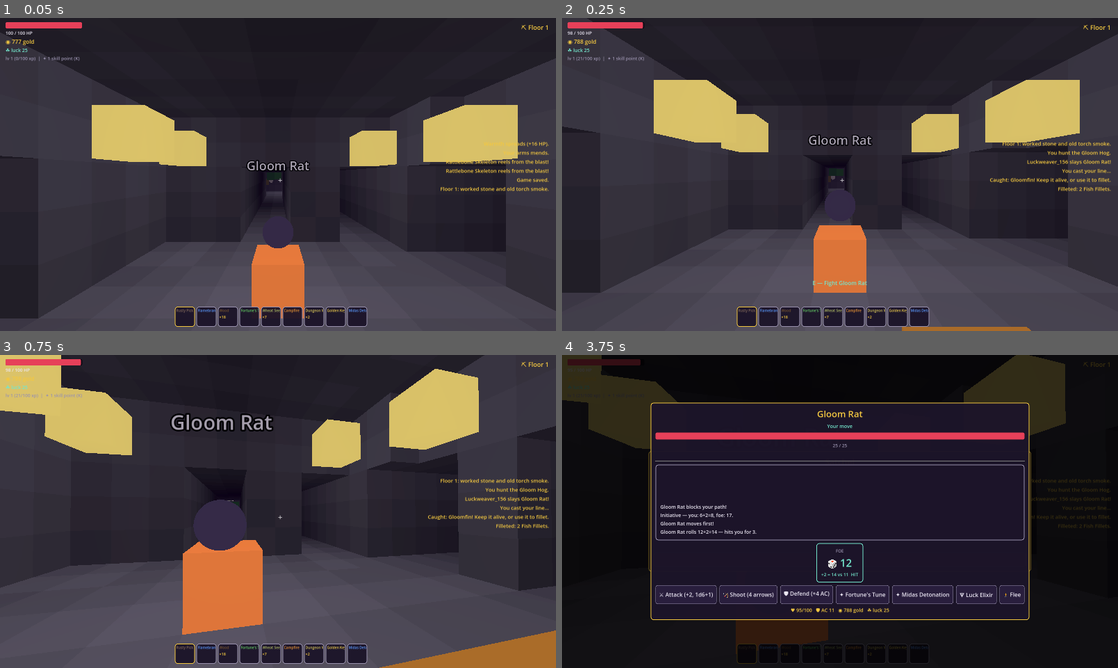
Above: before the commit, frames 1-4 (two rows, left to right).
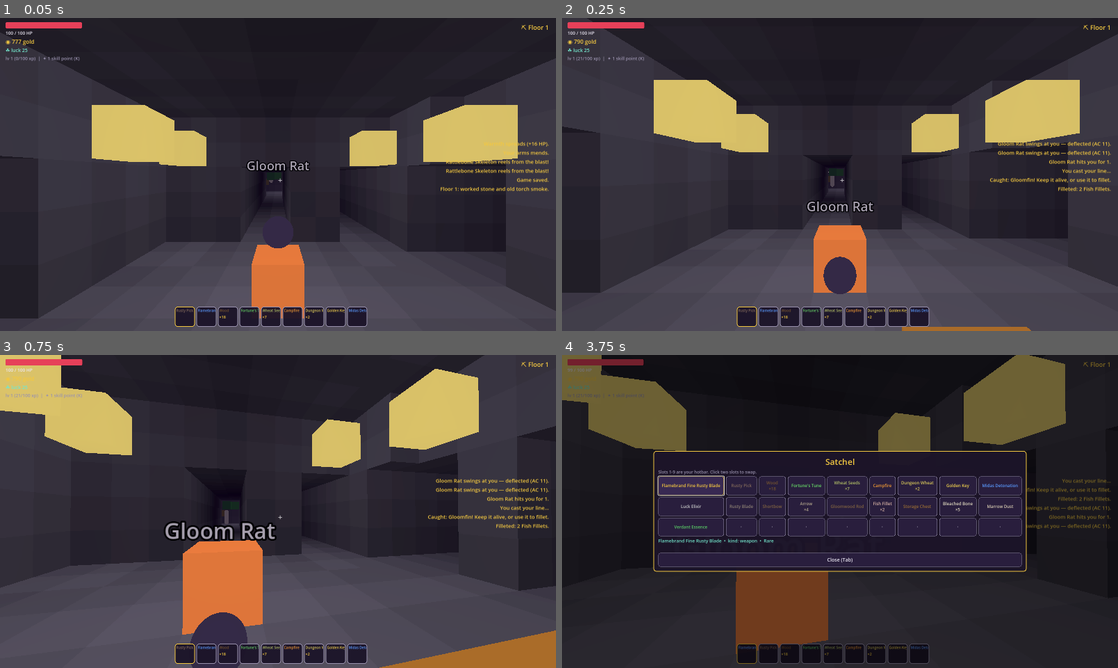
Above: after the commit, the same moments.

Repository: MidwestMysteryMeat/luckweaver-infinite-deep
Game: Godot game, scene res://tests/smoke.tscn
Two runs of this game, one before a commit and one after it. Both use one fixed random seed, a clock stepped at 60 frames per second and the inputs below. This scene is started directly instead of the project's main scene.
Inputs (mouse positions are in pixels of both pictures, inside the frame that each line leads up to):
- Up to frame 1 (0.05 s): no input
- Up to frame 2 (0.25 s): no input
- Up to frame 3 (0.75 s): move the mouse to (305, 511) at 0.52 s; hold W (mv_fwd) from 0.53 s (still down); hold E (interact) from 0.53 s (still down); click (305, 511) at 0.67 s
- Up to frame 4 (3.75 s): tap Space (jump) at 0.77 s; tap Tab (inv) at 0.8 s; release W (mv_fwd) at 1.25 s; release E (interact) at 1.25 s; drag from (728, 527) to (812, 574) at 1.27 s; click "Rusty Pick" at 2 s; click "Flamebrand Fine Rusty Blade" at 2.75 s; click "Flamebrand Fine Rusty Blade" at 3.5 s

Frame 1 is identical in both runs. In frame 2, 1.8% of the frame differs, in the area x 1-99%, y 1-89%; in frame 3, 3.8%; in frame 4, 28%, in the area x 0-99%, y 0-100%.
Error before the commit: Invalid access to property or key '28,3,45' on a base object of type 'Dictionary'. (res://tests/smoke.gd:433)
Error after the commit: Invalid access to property or key '28,3,45' on a base object of type 'Dictionary'. (res://tests/smoke.gd:457)

Commit message:
REAL-TIME combat (d20 strikes live), 12 players, ROADMAP.md feature inventory + model list

Diff:
--- a/autoload/game.gd
+++ b/autoload/game.gd
@@ -582,7 +582,7 @@
 		rng.seed = DungeonGenerator.floor_seed(run_seed, floor_num) ^ 0xBEEF
 		var spawns: Array = gen_info.enemy_spawns.duplicate()
 		var count: int = clampi(int((3 + floor_num) * threat) + int(party().n) - 1,
-			3, mini(16, spawns.size()))
+			3, mini(24, spawns.size()))
 		for j in range(count):
 			if spawns.is_empty():
 				break
@@ -1341,6 +1341,241 @@
 				send_to(pid, "cl_notify", ["You need a Golden Key to lock doors."])
 
 
+# ================================================================ real-time combat
+# Combat is REAL-TIME: swings, arrows, and spells resolve instantly with the
+# same d20 math as ever (roll + attack bonus vs AC, nat-20 crits, nat-1
+# fumbles, luck advantage, resist/weak tags, statuses). Enemies chase and
+# swing back on their own cooldowns. Parley (encounter.gd) remains turn-menus
+# for neutral folk only.
+
+const MELEE_RANGE := 2.8
+const MELEE_CD_MS := 900
+const ENEMY_ATK_RANGE := 1.9
+
+var _melee_cd := {}      # pid -> until_msec (server)
+
+func _crit_floor_for(rec: Dictionary) -> int:
+	var l := eff_luck(rec)
+	if l >= 70:
+		return 18
+	if l >= 40:
+		return 19
+	return 20
+
+
+## Best melee weapon {def, meta} (quality/ench folded in by callers); {} = fists.
+func weapon_of(rec: Dictionary) -> Dictionary:
+	var best := {}
+	var best_avg := -1.0
+	for entry in rec.inv:
+		if entry == null:
+			continue
+		var def: Dictionary = Db.item_def(entry.id)
+		if def.kind != "weapon" or def.get("ranged", false):
+			continue
+		var meta: Dictionary = entry.get("meta", {})
+		var avg: float = def.dmg[0] * (def.dmg[1] + 1) * 0.5 + def.dmg[2] \
+			+ int(meta.get("quality", 0)) + int(meta.get("epow", 0)) * 2
+		if avg > best_avg:
+			best_avg = avg
+			best = {"def": def, "meta": meta}
+	return best
+
+
+func atk_bonus_of(rec: Dictionary, w: Dictionary) -> int:
+	var c: Dictionary = Db.CLASSES[rec.class_id]
+	var b: int = int(c.atk) + int(rec.level) / 2 + int(rec.get("atk_perm", 0)) \
+		+ Db.prof_eff(rec, "combat") / 8
+	if not w.is_empty():
+		b += int(w.def.get("atk", 0))
+	if rec.get("injuries", {}).has("arms"):
+		b -= 2
+	for buff in rec.buffs:
+		if buff.k == "atk":
+			b += int(buff.amt)
+	return b
+
+
+func player_ac(rec: Dictionary) -> int:
+	var armor := armor_of(rec)
+	var ac: int = 10 + int(Db.CLASSES[rec.class_id].def) + int(rec.get("ac_perm", 0)) \
+		+ int(armor.ac) + int(armor.ench.get("ember", 0))
+	if rec.get("injuries", {}).has("body"):
+		ac -= 1
+	for b in rec.buffs:
+		if b.k == "stone":
+			ac += 6
+		elif b.k == "ac":
+			ac += int(b.amt)
+	return ac
+
+
+func request_melee(eid: int) -> void:
+	if is_server():
+		sv_melee(eid)
+	else:
+		rpc_id(1, "sv_melee", eid)
+
+
+@rpc("any_peer", "reliable")
+func sv_melee(eid: int) -> void:
+	if not is_server():
+		return
+	var pid := _sender()
+	var rec: Dictionary = players.get(pid, {})
+	var e: Dictionary = enemies.get(eid, {})
+	if rec.is_empty() or e.is_empty() or not e.alive:
+		return
+	if String(e.get("disp", "hostile")) == "passive":
+		_server_hunt(pid, eid)
+		return
+	var now := Time.get_ticks_msec()
+	if now < int(_melee_cd.get(pid, 0)):
+		return
+	var node = world.get_player(pid)
+	if node == null or node.global_position.distance_to(Vector3(e.pos)) > MELEE_RANGE + 1.0:
+		return
+	_melee_cd[pid] = now + MELEE_CD_MS
+	var w := weapon_of(rec)
+	_strike(pid, eid, w, false)
+
+
+## One d20 strike (melee or arrow) from a player against a mob.
+func _strike(pid: int, eid: int, w: Dictionary, ranged: bool) -> void:
+	var rec: Dictionary = players[pid]
+	var e: Dictionary = enemies[eid]
+	var sneak: bool = not bool(e.get("aware", false)) \
+		and String(e.get("disp", "hostile")) == "hostile"
+	e.aware = true
+	e.disp = "hostile" if String(e.get("disp", "")) != "passive" else e.disp
+	var d20 := randi_range(1, 20)
+	if randf() * 100.0 < eff_luck(rec) * 0.4:  # luck advantage
+		d20 = maxi(d20, randi_range(1, 20))
+	var bonus := atk_bonus_of(rec, w)
+	if d20 == 1:
+		rpc("cl_hit_fx", eid, 0, "FUMBLE")
+		send_to(pid, "cl_notify", ["Natural 1 — your swing goes wide!"])
+		return
+	var crit: bool = d20 >= _crit_floor_for(rec)
+	if not crit and d20 + bonus < int(e.ac):
+		rpc("cl_hit_fx", eid, 0, "MISS")
+		return
+	var dd: Array = [1, 4, 0]  # fists
+	if not w.is_empty():
+		dd = w.def.dmg.duplicate()
+		dd[2] = int(dd[2]) + int(w.meta.get("quality", 0))
+	var dmg := int(dd[2])
+	for i in range(int(dd[0]) * (2 if crit else 1)):
+		dmg += randi_range(1, int(dd[1]))
+	if crit:
+		dmg = int(dmg * (1.0 + float(rec.passives.get("soul_strike", 0.0))))
+	if sneak:
+		dmg *= 2
+		send_to(pid, "cl_notify", ["SNEAK ATTACK — it never saw you."])
+	# Enchants.
+	if not w.is_empty():
+		match String(w.meta.get("ench", "")):
+			"ember":
+				dmg += randi_range(1, 4) * int(w.meta.get("epow", 1))
+				_enemy_status(e, "burn", 2)
+			"void":
+				rec.hp = mini(int(rec.hp) + 2 * int(w.meta.get("epow", 1)), int(rec.max_hp))
+			"frost":
+				if randf() < 0.12 * int(w.meta.get("epow", 1)):
+					_enemy_status(e, "sleep", 1)
+			"verdant":
+				rec.hp = mini(int(rec.hp) + int(w.meta.get("epow", 1)), int(rec.max_hp))
+	# Resist / weak by damage tag.
+	var tag: String = w.def.get("dtag", "physical") if not w.is_empty() else "physical"
+	var def2: Dictionary = Db.ENEMIES[e.type]
+	if tag in def2.get("resist", []):
+		dmg = maxi(1, dmg / 2)
+	elif tag in def2.get("weak", []):
+		dmg = int(dmg * 1.5)
+	e.hp = int(e.hp) - dmg
+	rpc("cl_hit_fx", eid, dmg, "CRIT!" if crit else "")
+	award_prof(pid, "combat", 1)
+	_sync_player(pid)
+	# Boss phases: rage steps at 2/3 and 1/3 HP.
+	if bool(e.get("boss", false)):
+		var frac := float(e.hp) / float(e.max)
+		var want := 3 if frac <= 0.33 else (2 if frac <= 0.66 else 1)
+		if want > int(e.get("phase", 1)):
+			e.phase = want
+			e.atk = int(e.atk) + 1
+			rpc("cl_notify", "— PHASE %d — %s roars, and the vault trembles!" % [want, e.name])
+	if int(e.hp) <= 0:
+		# Goldtouched pays out on the kill.
+		if not w.is_empty() and String(w.meta.get("ench", "")) == "gilded":
+			reward_gold(pid, 10 * int(w.meta.get("epow", 1)))
+		var mend := int(armor_of(rec).ench.get("verdant", 0))
+		if mend > 0:
+			rec.hp = mini(int(rec.hp) + mend * 3, int(rec.max_hp))
+		reward_gold(pid, randi_range(2, 12) + floor_num * 4)
+		enemy_defeated(eid, pid)
+
+
+func _enemy_status(e: Dictionary, kind: String, turns: int) -> void:
+	var def: Dictionary = Db.ENEMIES[e.type]
+	if (kind == "burn" and "fire" in def.get("resist", [])) \
+			or (kind == "poison" and "poison" in def.get("resist", [])):
+		return
+	if not e.has("status"):
+		e["status"] = {}
+	e.status[kind] = maxi(int(e.status.get(kind, 0)), turns)
+
+
+@rpc("authority", "call_local", "reliable")
+func cl_hit_fx(eid: int, dmg: int, txt: String) -> void:
+	if world != null:
+		world.spawn_hit_fx(eid, dmg, txt)
+
+
+## One enemy swing at a player: d20 + atk vs the player's AC, plus specials.
+func _enemy_strike(eid: int, pid: int) -> void:
+	var e: Dictionary = enemies[eid]
+	var rec: Dictionary = players[pid]
+	# Sleeping/frozen mobs don't swing (statuses tick down on the 1s tick).
+	if int(e.get("status", {}).get("sleep", 0)) > 0:
+		return
+	var swings := 1
+	var spec := String(e.special)
+	var use_spec: bool = spec != "" and randf() < float(e.spec_chance)
+	if use_spec and spec == "multiattack":
+		swings = 2
+	for s in range(swings):
+		var d20 := randi_range(1, 20)
+		var ac := player_ac(rec)
+		if d20 == 1 or (d20 < 20 and d20 + int(e.atk) < ac):
+			send_to(pid, "cl_notify", ["%s swings at you — deflected (AC %d)." % [e.name, ac]])
+			continue
+		var dd: Array = e.dmg
+		var dmg := int(dd[2])
+		for i in range(int(dd[0]) * (2 if d20 == 20 else 1)):
+			dmg += randi_range(1, int(dd[1]))
+		hurt_player(pid, dmg, e.name)
+		send_to(pid, "cl_notify", ["%s hits you for %d%s" % [e.name, dmg, " — CRITICAL!" if d20 == 20 else "."]])
+	if use_spec:
+		match spec:
+			"poison", "engulf", "acid_spit":
+				rec.buffs.append({"k": "poison", "amt": 2, "until": Time.get_ticks_msec() + 6000})
+				send_to(pid, "cl_notify", ["Venom seeps in — you are POISONED."])
+			"gold_steal":
+				var take: int = mini(int(rec.gold), randi_range(8, 20 + floor_num * 4))
+				rec.gold = int(rec.gold) - take
+				e["stolen"] = int(e.get("stolen", 0)) + take
+				send_to(pid, "cl_notify", ["%s snatches %d gold!" % [e.name, take]])
+			"luck_drain":
+				rec.buffs.append({"k": "luck", "amt": -8, "until": Time.get_ticks_msec() + 30000})
+				send_to(pid, "cl_notify", ["%s siphons your fortune." % e.name])
+			"heal_self":
+				e.hp = mini(int(e.hp) + int(e.max) / 6, int(e.max))
+			"curse":
+				rec.buffs.append({"k": "atk", "amt": -2, "until": Time.get_ticks_msec() + 15000})
+				send_to(pid, "cl_notify", ["A black sigil saps your strength."])
+	_sync_player(pid)
+
+
 # ================================================================ encounters
 
 func request_encounter(eid: int) -> void:
@@ -1358,34 +1593,28 @@
 	_server_start_encounter(pid, eid)
 
 
-func _server_start_encounter(pid: int, eid: int, ranged := false) -> void:
+## Parley/hunt only in the real-time era: passive = hunt, neutral = talk menu.
+## Hostiles are fought live with LMB/bows/spells.
+func _server_start_encounter(pid: int, eid: int, _ranged := false) -> void:
 	var rec: Dictionary = players.get(pid, {})
 	var e: Dictionary = enemies.get(eid, {})
 	if rec.is_empty() or e.is_empty() or not e.alive or e.in_combat or rec.in_enc:
 		return
-	# Passive animals are hunted outright — no combat, just the harvest.
 	if String(e.get("disp", "hostile")) == "passive":
 		_server_hunt(pid, eid)
 		return
-	# Sneak attack: the foe is shrouded in smoke, or you struck from range
-	# before it ever noticed you.
-	var sneak := is_smoked(e.pos)
-	if ranged:
-		var pnode = world.get_player(pid)
-		if pnode != null and pnode.global_position.distance_to(Vector3(e.pos)) > 8.0:
-			sneak = true
+	if String(e.get("disp", "hostile")) == "hostile":
+		return  # swing at it — this is real-time now
 	e.in_combat = true
 	rec.in_enc = true
 	var enc := Encounter.new(self, pid, eid)
-	enc.sneak = sneak
-	enc.opened_ranged = ranged
 	encounters[pid] = enc
 	enc.start()
 	_sync_player(pid)
 
 
-## Aimed bow shot in the world: consumes an arrow, opens the fight (possibly
-## as a sneak attack) with the arrow as the first strike.
+## Aimed bow shot: consumes an arrow and resolves as a live ranged strike
+## (double damage if the target never saw you).
 func request_bow(eid: int) -> void:
 	if is_server():
 		sv_bow(eid)
@@ -1399,11 +1628,28 @@
 		return
 	var pid := _sender()
 	var rec: Dictionary = players.get(pid, {})
-	if rec.is_empty() or not _consume_id(rec, "arrow", 1):
+	var e: Dictionary = enemies.get(eid, {})
+	if rec.is_empty() or e.is_empty() or not e.alive:
+		return
+	if not _consume_id(rec, "arrow", 1):
 		send_to(pid, "cl_notify", ["No arrows left."])
 		return
-	_sync_player(pid)
-	_server_start_encounter(pid, eid, true)
+	# Best bow (ranged weapon) for the shot.
+	var best := {}
+	var best_avg := -1.0
+	for entry in rec.inv:
+		if entry == null:
+			continue
+		var def: Dictionary = Db.item_def(entry.id)
+		if def.kind != "weapon" or not def.get("ranged", false):
+			continue
+		var avg: float = def.dmg[0] * (def.dmg[1] + 1) * 0.5 + def.dmg[2]
+		if avg > best_avg:
+			best_avg = avg
+			best = {"def": def, "meta": entry.get("meta", {})}
+	if best.is_empty():
+		return
+	_strike(pid, eid, best, true)
 
 
 ## Ochre Jelly split: a quarter-strength copy oozes off nearby (server).
@@ -1736,7 +1982,8 @@
 	var pt := party()
 	var curve := 1.0 + 0.14 * floor_num
 	if disp == "hostile":
-		curve *= (1.0 + 0.3 * (float(pt.n) - 1.0)) * (1.0 + 0.04 * (float(pt.avg) - 1.0))
+		# Party scaling capped so 12-player lobbies get bigger packs, not sponges.
+		curve *= minf(1.0 + 0.3 * (float(pt.n) - 1.0), 2.5) * (1.0 + 0.04 * (float(pt.avg) - 1.0))
 	var hp := int(def.hp * curve * (threat if disp == "hostile" else 1.0))
 	var atk := int(def.atk) + floor_num / 3
 	if disp == "hostile":
@@ -1866,6 +2113,8 @@
 		for b in rec.buffs:
 			if b.k == "regen":
 				heal += int(b.amt)
+			elif b.k == "poison":
+				hurt_player(pid, int(b.amt), "poison")
 		for key in camps:
 			if p.global_position.distance_to(camps[key]) < 6.0:
 				heal += 1
@@ -1905,13 +2154,17 @@
 			node.tick_ai(players, world)
 		e.pos = node.global_position
 		posmap[eid] = e.pos
-		# Contact starts combat — hostiles only; folk and critters just mingle.
-		if String(e.get("disp", "hostile")) == "hostile" and not e.in_combat and e.cooldown <= 0.0:
+		# Real-time attacks: hostiles swing at whoever is in reach, on their
+		# own cooldown (e.cooldown doubles as attack timer).
+		if String(e.get("disp", "hostile")) == "hostile" and e.cooldown <= 0.0:
 			for pid in players:
 				var p = world.get_player(pid)
-				if p != null and not players[pid].in_enc and p.global_position.distance_to(e.pos) < 1.7:
-					_server_start_encounter(pid, eid)
-					break
+				if p == null or p.global_position.distance_to(Vector3(e.pos)) > ENEMY_ATK_RANGE:
+					continue
+				e.cooldown = 1.6
+				e.aware = true
+				_enemy_strike(eid, pid)
+				break
 	if not posmap.is_empty():
 		rpc("cl_enemy_positions", posmap)
 
--- a/autoload/net.gd
+++ b/autoload/net.gd
@@ -4,7 +4,7 @@
 ## Gameplay code never cares which is active; it talks to Game's RPCs.
 
 const PORT := 24545
-const MAX_PLAYERS := 4
+const MAX_PLAYERS := 12
 
 enum Mode { NONE, OFFLINE, ENET, STEAM }
 
--- a/combat/encounter.gd
+++ b/combat/encounter.gd
@@ -164,13 +164,15 @@
 
 
 func start() -> void:
+	# Real-time era: this class only hosts NPC parley menus. Hostile combat
+	# resolves live in Game (_strike / _enemy_strike).
 	if String(e().get("disp", "hostile")) == "neutral":
 		npc = true
 		phase = "npc"
 		_say("%s eyes you warily. \"Easy now, Luckweaver.\"" % e().name)
 		_push()
 		return
-	_begin_combat()
+	_finish()
 
 
 func _begin_combat() -> void:
@@ -328,7 +330,9 @@
 				return
 			_say("You roll %d vs %d — caught red-handed! %s draws steel!" % [pt, et, e().name])
 			e().disp = "hostile"
-			_begin_combat()
+			e()["aware"] = true
+			e().in_combat = false
+			_finish()  # real-time: they'll come swinging
 			return
 		"leave":
 			_say("\"Safe roads, Luckweaver.\"")
--- a/crafting/effect_exec.gd
+++ b/crafting/effect_exec.gd
@@ -170,6 +170,38 @@
 			g._sync_player(best_pid)
 			g.rpc("cl_notify", "%s calls %s back from the dark — whole, and repaid." %
 				[g.players[pid].name, fallen.name])
+	# Real-time combat tricks: casting at (or near) a foe applies the spell's
+	# battle effect directly — smite burns, chill freezes, hex saps.
+	var combat := String(meta.get("combat", ""))
+	if combat != "":
+		for eid in g.enemies:
+			var ce: Dictionary = g.enemies[eid]
+			if not ce.alive or Vector3(ce.pos).distance_to(target) > 3.0:
+				continue
+			match combat:
+				"smite":
+					var sdmg := 0
+					for i in range(power + 1):
+						sdmg += randi_range(1, 6)
+					ce.hp = int(ce.hp) - sdmg
+					g._enemy_status(ce, "burn", 2)
+					g.rpc("cl_hit_fx", eid, sdmg, "")
+					if int(ce.hp) <= 0:
+						g.enemy_defeated(eid, pid)
+				"chill":
+					g._enemy_status(ce, "sleep", 2)
+					g.rpc("cl_notify", "%s is frozen in place!" % ce.name)
+				"hex":
+					ce.atk = maxi(int(ce.atk) - 2, 0)
+					g.rpc("cl_notify", "%s is hexed — its blows weaken." % ce.name)
+			break
+		if combat == "mend":
+			var mrec: Dictionary = g.players[pid]
+			mrec.hp = mini(int(mrec.hp) + 8 * (power + 1), int(mrec.max_hp))
+		elif combat == "fortune":
+			g.players[pid].buffs.append({"k": "luck", "amt": 20,
+				"until": Time.get_ticks_msec() + 30000})
+		g._sync_player(pid)
 	# Cursed spells bite back sometimes.
 	if bool(meta.get("cursed", false)) and randf() < 0.25:
 		g.hurt_player(pid, 8, "a Fiend's Pact")
--- a/player/player.gd
+++ b/player/player.gd
@@ -110,6 +110,13 @@
 		_do_place_or_use()
 	if event.is_action_pressed("interact"):
 		_do_interact()
+	# Real-time combat: LMB on a hostile = swing (mining stays hold-on-blocks).
+	if event.is_action_pressed("mine"):
+		var a := aim()
+		if a.kind == "enemy":
+			var node = a.get("node")
+			if node != null and node.disp == "hostile":
+				Game.request_melee(int(a.eid))
 
 
 func _physics_process(delta: float) -> void:
@@ -370,7 +377,7 @@
 			"neutral":
 				return "E — Talk to %s" % ename
 			_:
-				return "E — Fight %s" % ename
+				return "LMB — Attack %s" % ename
 	if a.kind == "block":
 		var bid: int = Game.voxel.get_block_v(a.block)
 		if bid == Blocks.DOOR and _holding("golden_key"):
--- a/scenes/world.gd
+++ b/scenes/world.gd
@@ -119,6 +119,27 @@
 		n.queue_free()
 
 
+## Floating damage number over a mob — the heartbeat of real-time combat.
+func spawn_hit_fx(eid: int, dmg: int, txt: String) -> void:
+	var n := enemies_node.get_node_or_null(str(eid))
+	if n == null:
+		return
+	var label := Label3D.new()
+	label.text = txt if dmg <= 0 else ("%d %s" % [dmg, txt]).strip_edges()
+	label.font_size = 64 if txt == "CRIT!" else 44
+	label.pixel_size = 0.006
+	label.billboard = BaseMaterial3D.BILLBOARD_ENABLED
+	label.modulate = Color(1, 0.85, 0.2) if txt == "CRIT!" else \
+		(Color(0.7, 0.7, 0.8) if dmg <= 0 else Color(1, 0.35, 0.25))
+	label.position = Vector3(randf_range(-0.3, 0.3), 2.2, 0)
+	n.add_child(label)
+	var tw := label.create_tween()
+	tw.set_parallel(true)
+	tw.tween_property(label, "position:y", 3.4, 0.8)
+	tw.tween_property(label, "modulate:a", 0.0, 0.8)
+	tw.chain().tween_callback(label.queue_free)
+
+
 func clear_entities() -> void:
 	for n in enemies_node.get_children():
 		n.free()
--- a/tests/smoke.gd
+++ b/tests/smoke.gd
@@ -365,43 +365,67 @@
 	else:
 		print("  (no passive spawn this seed — skipping hunt check)")
 
-	print("[smoke] turn-based combat: d20s, AC, crits")
+	print("[smoke] REAL-TIME combat: d20 strikes, enemy swings, bow, parley")
 	var foe := -1
 	for eid in Game.enemies:
 		var e: Dictionary = Game.enemies[eid]
 		if String(e.get("disp", "hostile")) == "hostile" and e.alive:
 			foe = eid
 			break
-	Events.enc_state.connect(_on_enc_state)
 	var threat_before: float = Game.threat
-	Game._server_start_encounter(1, foe)
-	_check(Game.encounters.has(1) or not Game.enemies[foe].alive, "encounter open")
-	_check(String(_st.get("phase", "")) in ["player", "done"], "player turn pushed to client")
-	_check(not _st.get("actions", []).is_empty() or String(_st.phase) == "done", "actions offered")
+	# Drag the foe into melee range.
+	var fnode = Game.world.get_enemy(foe)
+	fnode.global_position = p.global_position + Vector3(1.5, 0.5, 0)
+	Game.enemies[foe].pos = fnode.global_position
+	var ehp_start: int = int(Game.enemies[foe].hp)
+	for i in range(80):
+		if not Game.enemies[foe].alive:
+			break
+		Game._melee_cd.erase(1)  # skip the swing cooldown for the test
+		Game.request_melee(foe)
+	_check(int(Game.enemies[foe].hp) < ehp_start or not Game.enemies[foe].alive,
+		"live d20 strikes draw blood")
+	_check(not Game.enemies[foe].alive, "foe cut down in real time")
+	_check(int(Game.my_rec().prof.combat.xp) > 0, "combat skill gained use-XP")
+	# Enemy swings back: spawn one adjacent and let the AI tick attack.
+	Game._server_spawn_enemy("gloom_rat", p.global_position + Vector3(1.2, 0.5, 0))
+	var rat := -1
+	for eid in Game.enemies:
+		if Game.enemies[eid].type == "gloom_rat" and Game.enemies[eid].alive:
+			rat = eid
+	var hp_pre2: int = int(Game.my_rec().hp)
+	var swung := false
+	for i in range(40):
+		Game.enemies[rat].cooldown = 0.0
+		Game.enemies[rat].pos = p.global_position + Vector3(1.2, 0.5, 0)
+		Game._server_tick_enemies()
+		if int(Game.my_rec().hp) < hp_pre2:
+			swung = true
+			break
+	_check(swung, "enemies swing back in real time")
+	Game.my_rec().hp = Game.my_rec().max_hp
+	# Bow: direct ranged strike.
 	Game.give_item(1, "bow_short", 1, {})
 	Game.give_item(1, "arrow", 5, {})
-	if Game.encounters.has(1):
-		var arrows_pre := _count_item("arrow")
-		Game.request_enc_action("shoot")
-		_check(_count_item("arrow") == arrows_pre - 1, "bow shot spent an arrow")
-	var ehp_start: int = int(Game.enemies[foe].hp)
-	for i in range(60):
-		if not Game.encounters.has(1):
-			break
-		Game.request_enc_action("attack")
-	var fought: bool = int(Game.enemies[foe].hp) < ehp_start or not Game.enemies[foe].alive \
-		or int(Game.my_rec().hp) < int(Game.my_rec().max_hp)
-	_check(fought, "dice drew blood on one side or the other")
-	var saw_roll := false
-	for r in _st.get("rolls", []):
-		if int(r.get("dice", [0])[0]) >= 1:
-			saw_roll = true
-	_check(saw_roll, "d20 results streamed to the UI")
+	var arrows_pre := _count_item("arrow")
+	Game.request_bow(rat)
+	_check(_count_item("arrow") == arrows_pre - 1, "bow shot spent an arrow (live)")
 	_check(Game.threat >= 0.7 and Game.threat <= 1.4,
 		"adaptive threat in bounds (%.2f, was %.2f)" % [Game.threat, threat_before])
-	if Game.encounters.has(1):
-		Game.request_enc_action("flee")
-	Events.enc_state.disconnect(_on_enc_state)
+	# Parley still turn-menu for neutral folk.
+	var folk := -1
+	for eid in Game.enemies:
+		if String(Game.enemies[eid].get("disp", "")) == "neutral" and Game.enemies[eid].alive:
+			folk = eid
+	if folk >= 0:
+		Events.enc_state.connect(_on_enc_state)
+		Game._server_start_encounter(1, folk)
+		_check(String(_st.get("phase", "")) == "npc", "neutral parley menu opens")
+		Game.request_enc_action("talk")
+		Game.request_enc_action("leave")
+		Events.enc_state.disconnect(_on_enc_state)
+	else:
+		print("  (no neutral mob this floor — parley check skipped)")
 
 	print("[smoke] fishing: cast, catch, fillet")
 	Game.give_item(1, "pole_wood", 1, {})
Not shown, added: ROADMAP.md
